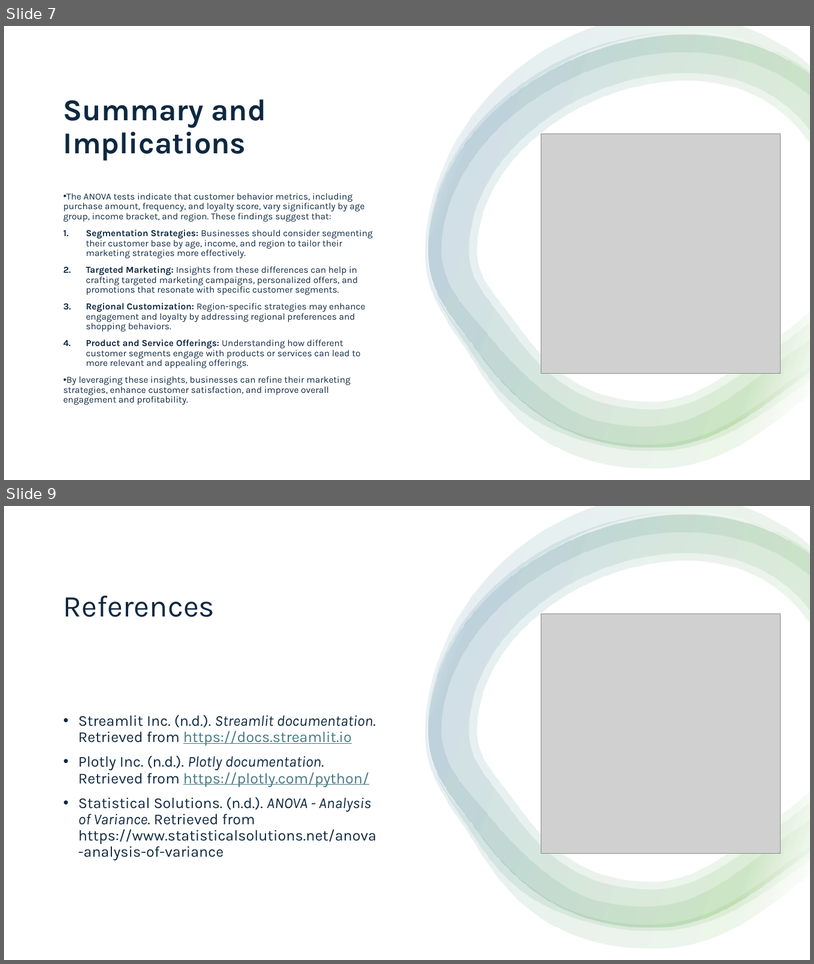
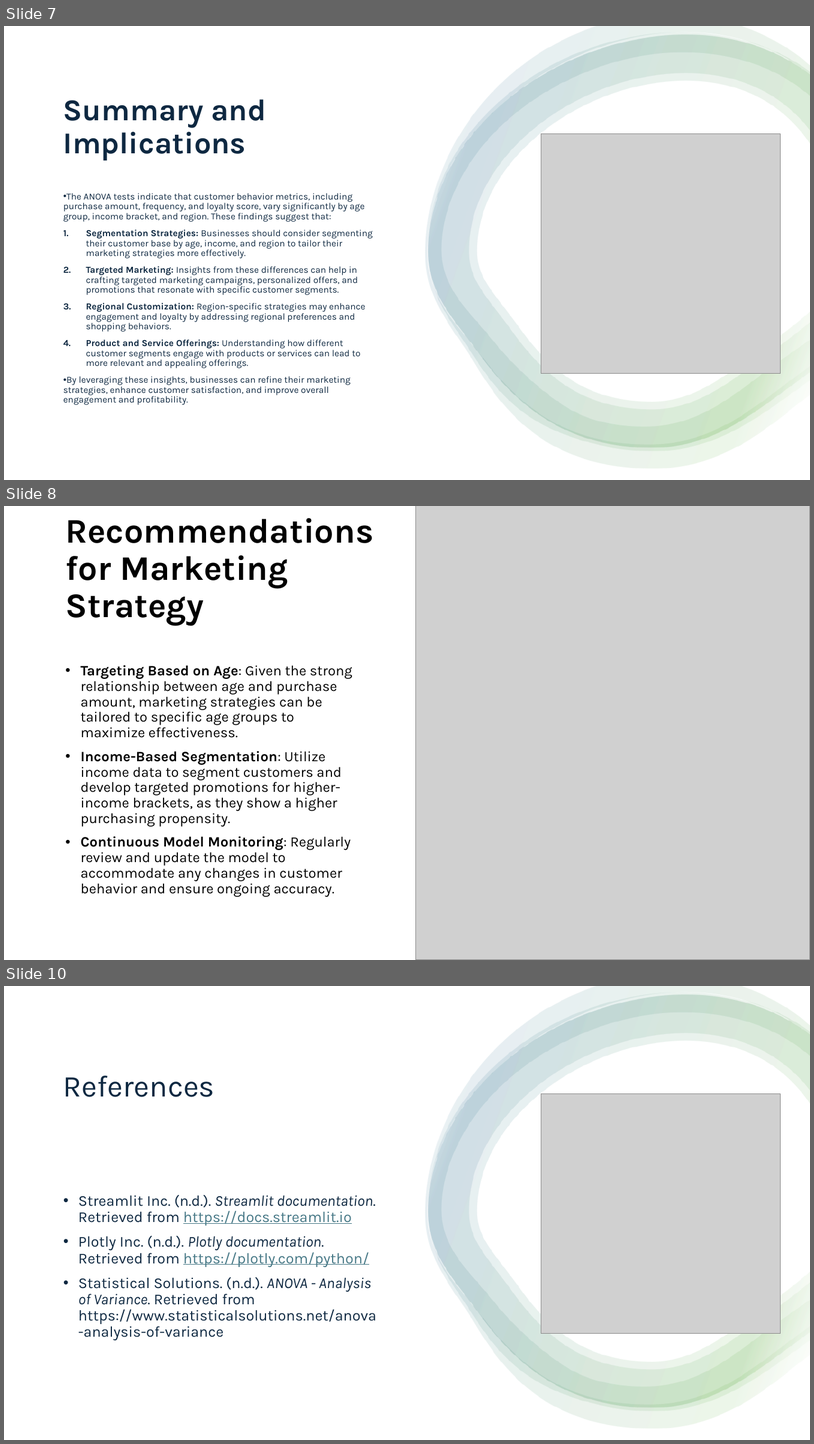
Before and after one commit to BlackpearlJack/cap_draft, a slide deck: 110784_Presentation.pptx. Shown one above the other, each under a label of ours: slides 7 and 9 before the commit, slides 7, 8 and 10 after it; the slides between them are not shown. The pictures are 814x964 and 814x1444 pixels, drawn with LibreOffice and Linux fonts; fonts in the diff are those of the drawing; grey boxes stand for pictures. Boxes give left, top, right and bottom in pixels: in the first picture for what was removed or moved away, otherwise in the second. Text is boxed around its words. In the diff, an @@ line names an element or a change of style, - is before the commit and + after.

```diff
--- a/110784_Presentation.pptx
+++ b/110784_Presentation.pptx
@@ slide 8 added at [4, 506, 810, 960], background #FFFFFF @@
@@ title added at [65, 518, 374, 626], 41 pt, text #000000, bold @@
+Recommendations for Marketing Strategy
@@ picture added at [416, 506, 810, 960] @@
@@ text added at [81, 665, 353, 897], 17 pt, text #000000 @@
+• Targeting Based on Age: Given the strong relationship between age and purchase amount, marketing strategies can be tailored to specific age groups to maximize effectiveness.
+• Income-Based Segmentation: Utilize income data to segment customers and develop targeted promotions for higher-income brackets, as they show a higher purchasing propensity.
+• Continuous Model Monitoring: Regularly review and update the model to accommodate any changes in customer behavior and ensure ongoing accuracy.
@@ what was slide 9 is now slide 10 @@
```
